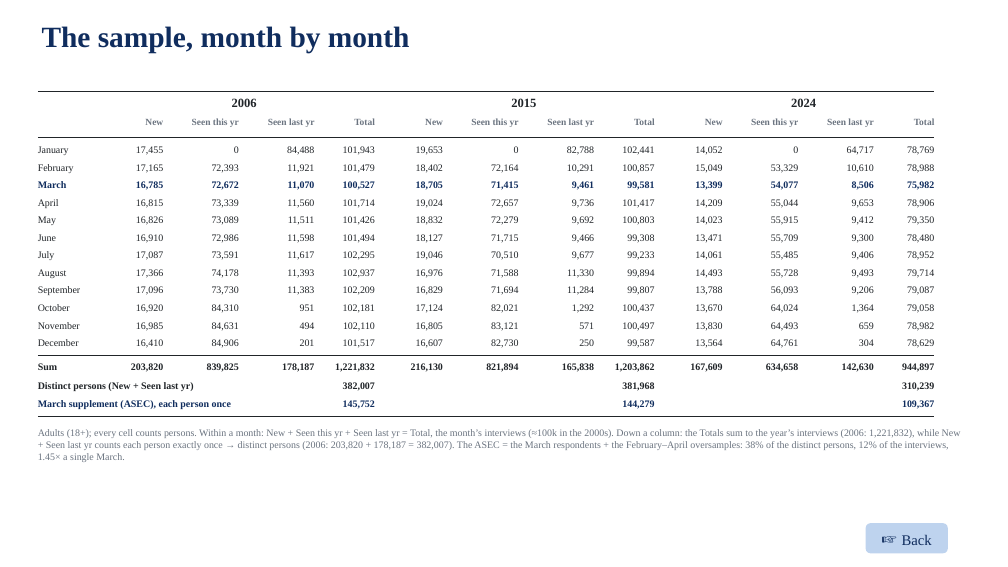
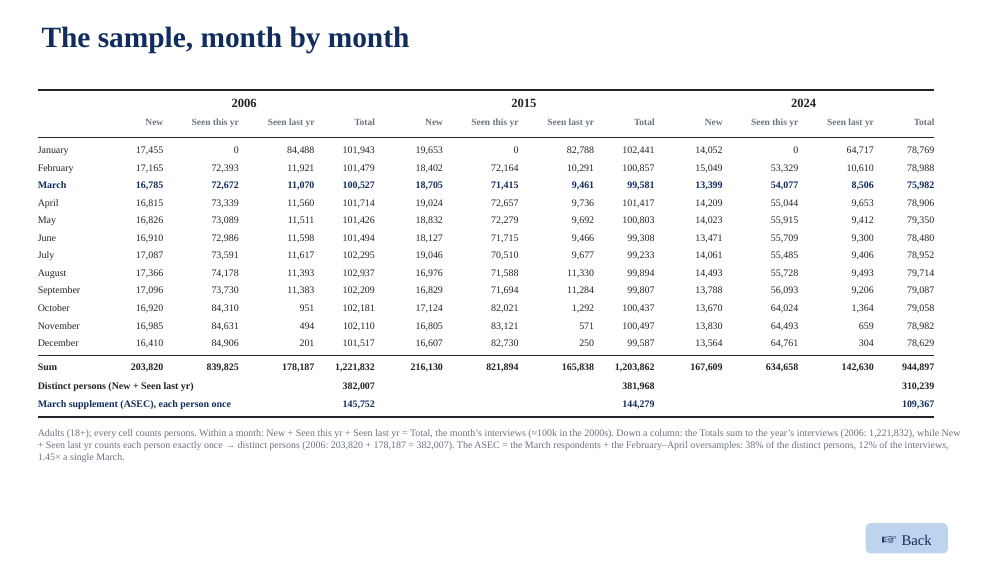
Before and after one commit to jedr1-ship-it/Alternative-Pathways----Quant, a slide deck: slide 2 of report/data_cluster/sample_sizes_slides.pptx. Drawn at 1008x567 pixels with LibreOffice and Linux fonts; fonts in the diff are those of the drawing. Boxes give left, top, right and bottom in pixels: in the first picture for what was removed or moved away, otherwise in the second. Text is boxed around its words. In the diff, an @@ line names an element or a change of style, - is before the commit and + after.

```diff
--- a/report/data_cluster/sample_sizes_slides.pptx
+++ b/report/data_cluster/sample_sizes_slides.pptx
@@ line (38, 90) - (935, 90): stroke #212529 1 pt to #212529 1.4 pt @@
```
Also in this commit, not shown: 1 other slide changed, 1 other file.
